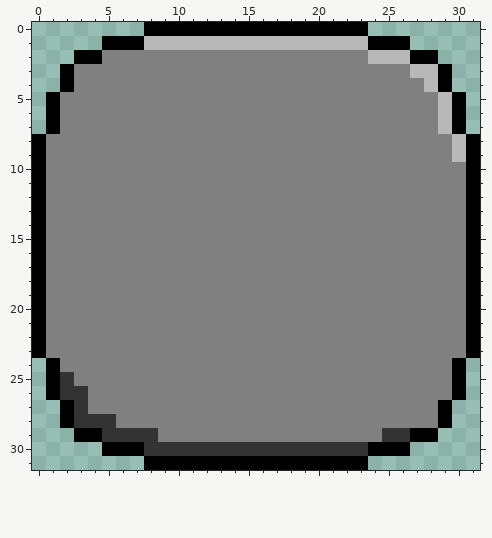
Two states of a pixel-art file, sprites/cards/spades/button_gray.aseprite. Above is the file before it was changed.
32x32 pixels, 1 frame.
Now the later version:
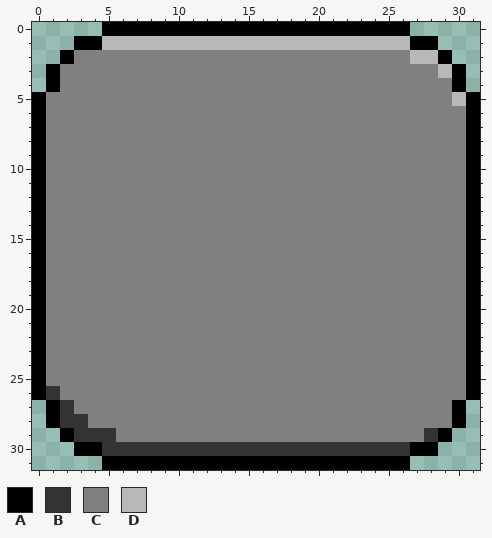
Palette (. is transparent): A #000000  B #333333  C #808080  D #b8b8b8
The exact change:
@@ x 0..31 @@
- 0 ........AAAAAAAAAAAAAAAA........
- 1 .....AAADDDDDDDDDDDDDDDDAAA.....
- 2 ...AACCCCCCCCCCCCCCCCCCCDDDAA...
- 3 ..ACCCCCCCCCCCCCCCCCCCCCCCCDDA..
- 4 ..ACCCCCCCCCCCCCCCCCCCCCCCCCDA..
- 5 .ACCCCCCCCCCCCCCCCCCCCCCCCCCCDA.
- 6 .ACCCCCCCCCCCCCCCCCCCCCCCCCCCDA.
- 7 .ACCCCCCCCCCCCCCCCCCCCCCCCCCCDA.
- 8 ACCCCCCCCCCCCCCCCCCCCCCCCCCCCCDA
- 9 ACCCCCCCCCCCCCCCCCCCCCCCCCCCCCDA
+ 0 .....AAAAAAAAAAAAAAAAAAAAAA.....
+ 1 ...AADDDDDDDDDDDDDDDDDDDDDDAA...
+ 2 ..ACCCCCCCCCCCCCCCCCCCCCCCCDDA..
+ 3 .ACCCCCCCCCCCCCCCCCCCCCCCCCCCDA.
+ 4 .ACCCCCCCCCCCCCCCCCCCCCCCCCCCCA.
+ 5 ACCCCCCCCCCCCCCCCCCCCCCCCCCCCCDA
+ 6 ACCCCCCCCCCCCCCCCCCCCCCCCCCCCCCA
+ 7 ACCCCCCCCCCCCCCCCCCCCCCCCCCCCCCA
+ 8 ACCCCCCCCCCCCCCCCCCCCCCCCCCCCCCA
+ 9 ACCCCCCCCCCCCCCCCCCCCCCCCCCCCCCA
 10 ACCCCCCCCCCCCCCCCCCCCCCCCCCCCCCA
@@ x 0..31 @@
 23 ACCCCCCCCCCCCCCCCCCCCCCCCCCCCCCA
-24 .ACCCCCCCCCCCCCCCCCCCCCCCCCCCCA.
-25 .ABCCCCCCCCCCCCCCCCCCCCCCCCCCCA.
-26 .ABBCCCCCCCCCCCCCCCCCCCCCCCCCCA.
-27 ..ABCCCCCCCCCCCCCCCCCCCCCCCCCA..
-28 ..ABBBCCCCCCCCCCCCCCCCCCCCCCCA..
-29 ...AABBBBCCCCCCCCCCCCCCCCBBAA...
-30 .....AAABBBBBBBBBBBBBBBBAAA.....
-31 ........AAAAAAAAAAAAAAAA........
+24 ACCCCCCCCCCCCCCCCCCCCCCCCCCCCCCA
+25 ACCCCCCCCCCCCCCCCCCCCCCCCCCCCCCA
+26 ABCCCCCCCCCCCCCCCCCCCCCCCCCCCCCA
+27 .ABCCCCCCCCCCCCCCCCCCCCCCCCCCCA.
+28 .ABBCCCCCCCCCCCCCCCCCCCCCCCCCCA.
+29 ..ABBBCCCCCCCCCCCCCCCCCCCCCCBA..
+30 ...AABBBBBBBBBBBBBBBBBBBBBBAA...
+31 .....AAAAAAAAAAAAAAAAAAAAAA.....
Changed places in both pictures, as pixel boxes (x1, y1, x2, y2):
changed: (32, 22, 144, 134)
changed: (368, 22, 480, 162)
changed: (32, 358, 158, 470)
changed: (368, 358, 480, 470)
